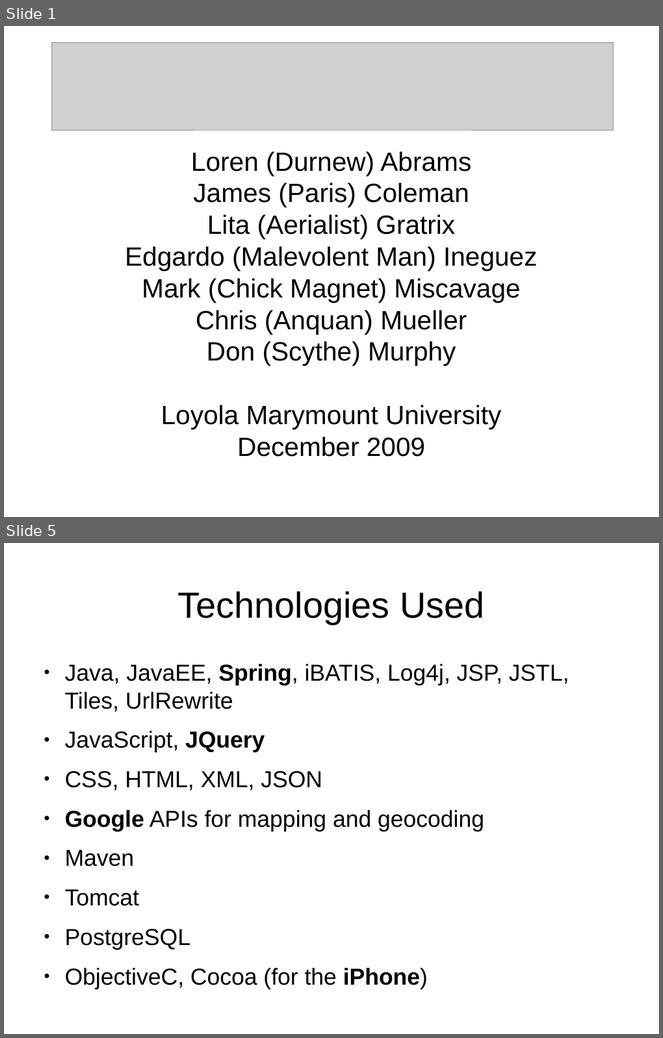
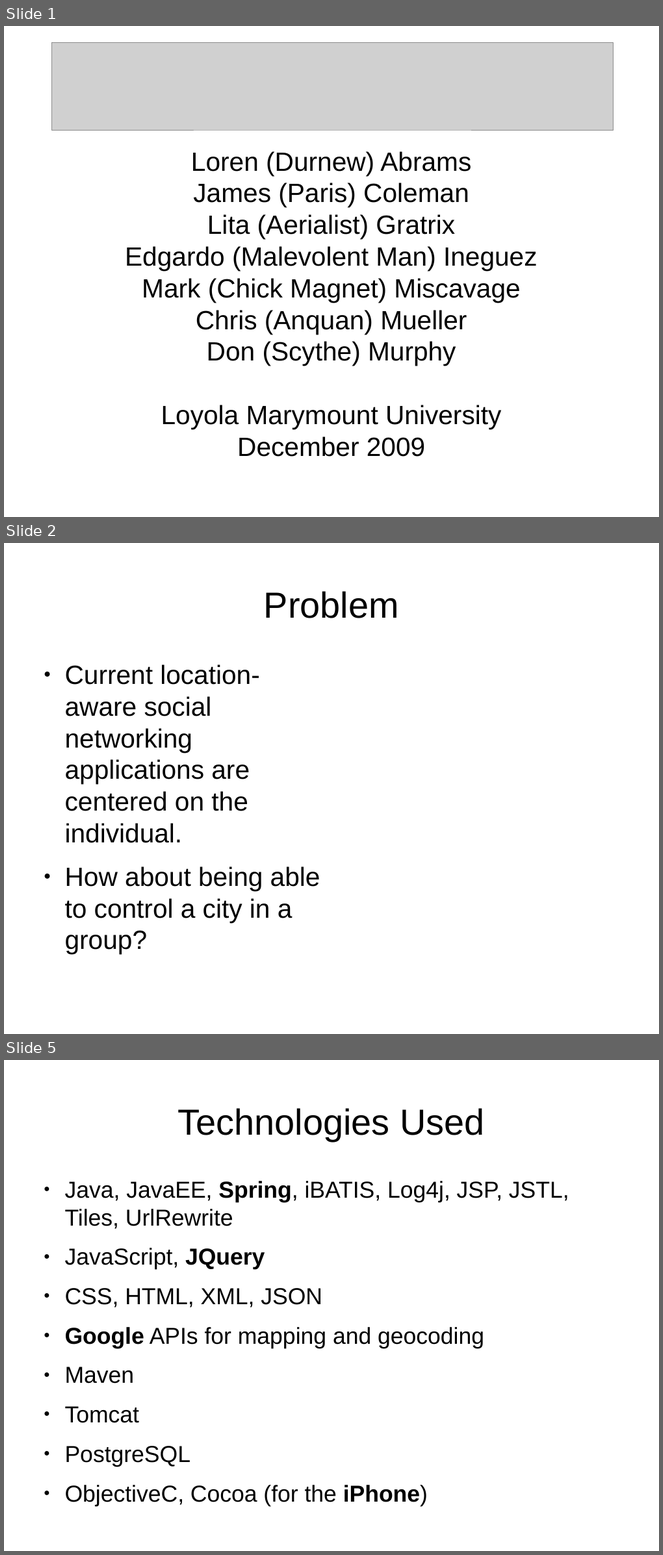
Before and after one commit to lmucs/playserengeti, a slide deck: serengeti/src/site/serengeti.odp. Shown one above the other, each under a label of ours: slides 1 and 5 before the commit, slides 1, 2 and 5 after it; the slides between them are not shown. The pictures are 663x1038 and 663x1555 pixels, drawn with LibreOffice and Linux fonts; fonts in the diff are those of the drawing; grey boxes stand for pictures. Boxes give left, top, right and bottom in pixels: in the first picture for what was removed or moved away, otherwise in the second. Text is boxed around its words. In the diff, an @@ line names an element or a change of style, - is before the commit and + after.

```diff
--- a/serengeti/src/site/serengeti.odp
+++ b/serengeti/src/site/serengeti.odp
@@ slide 2 added at (x1=4, y1=543, x2=659, y2=1034), background #FFFFFF @@
@@ title added at (x1=264, y1=591, x2=399, y2=618), 44 pt, text #000000 @@
+Problem
@@ text added at (x1=65, y1=665, x2=321, y2=954), 32 pt, text #000000 @@
+● Current location-aware social networking applications are centered on the individual.
+● How about being able to control a city in a group?
```
Also in this commit, not shown: 4 slides changed, 2 slides removed.
